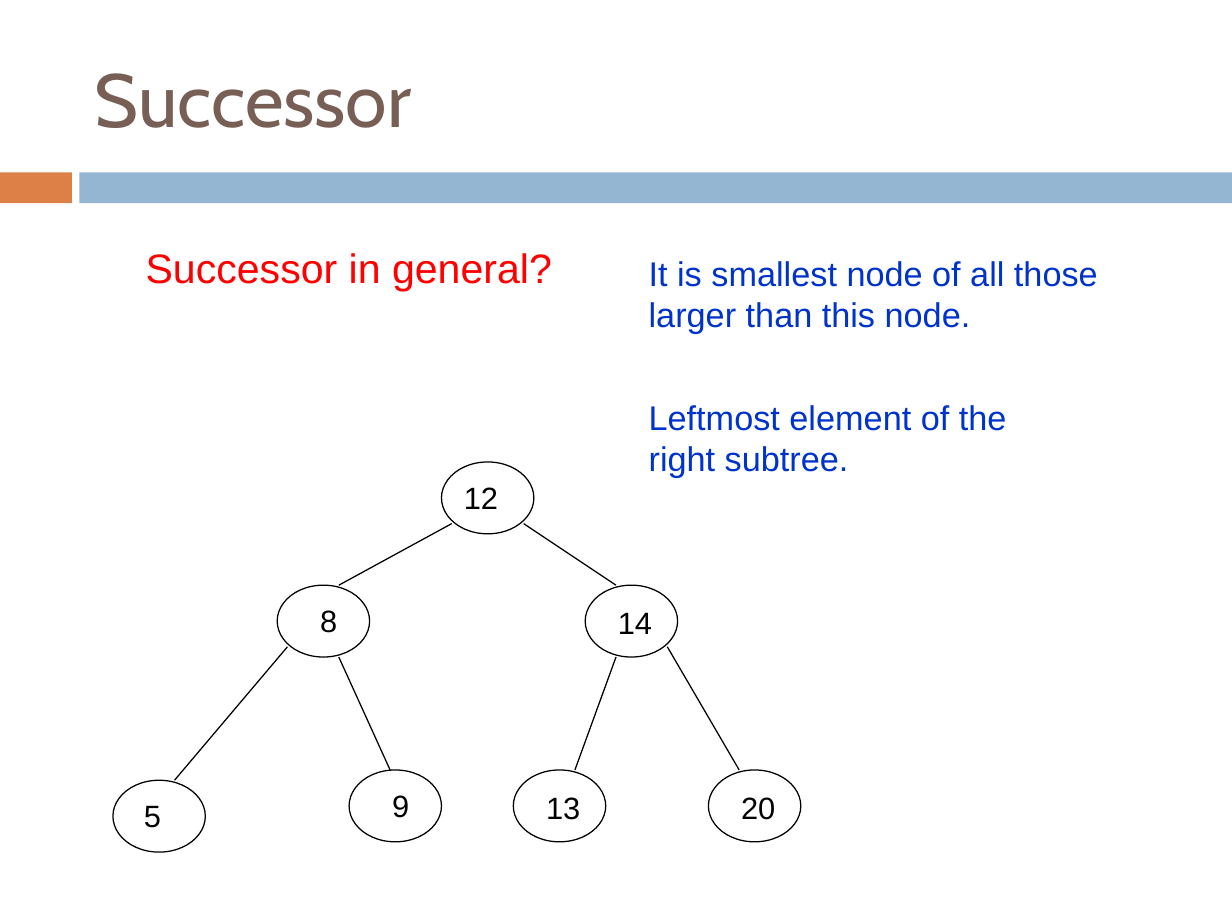
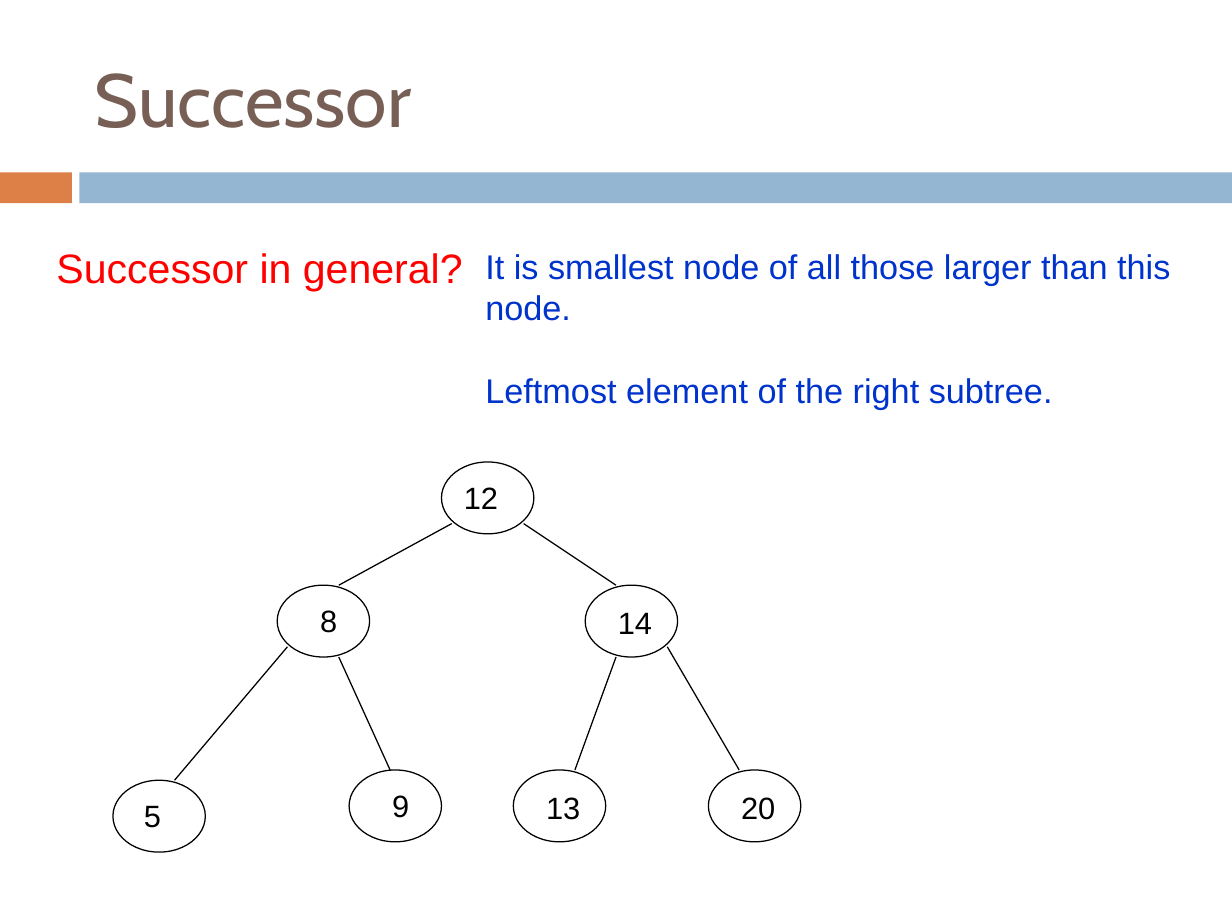
Before and after one commit to Collins-kariuk/Algorithms, a slide deck: slide 60 of Lectures/Lecture 07_Binary Search Trees.pptx (slide 62 before the commit). Drawn at 1232x924 pixels with LibreOffice and Linux fonts; fonts in the diff are those of the drawing. Boxes give left, top, right and bottom in pixels: in the first picture for what was removed or moved away, otherwise in the second. Text is boxed around its words. In the diff, an @@ line names an element or a change of style, - is before the commit and + after.

```diff
--- a/Lectures/Lecture 07_Binary Search Trees.pptx
+++ b/Lectures/Lecture 07_Binary Search Trees.pptx
@@ text "Successor in general?": place and size @@
-text "Successor in general?" at (146, 253, 552, 291)
+text "Successor in general?" at (56, 253, 463, 291)
@@ text "It is smallest node of ..." rewrapped from (649, 261, 1098, 334) to (485, 254, 1170, 321) @@
@@ text "Leftmost element of the right ..." rewrapped from (649, 405, 1007, 478) to (485, 378, 1053, 409) @@
```
Also in this commit, not shown: 9 other slides changed, 2 slides removed.
